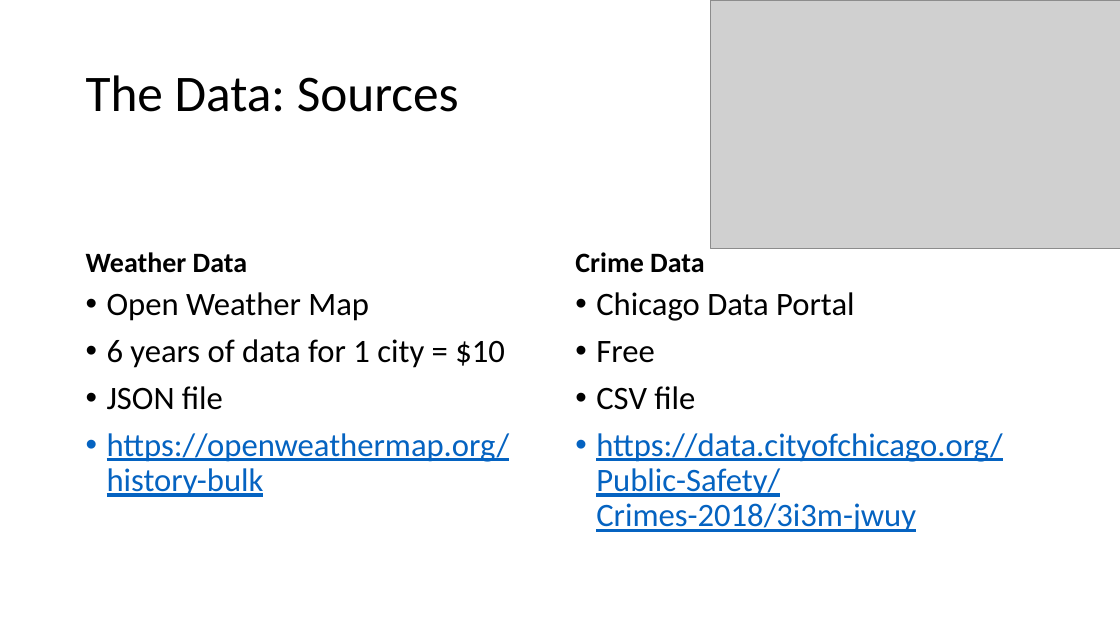
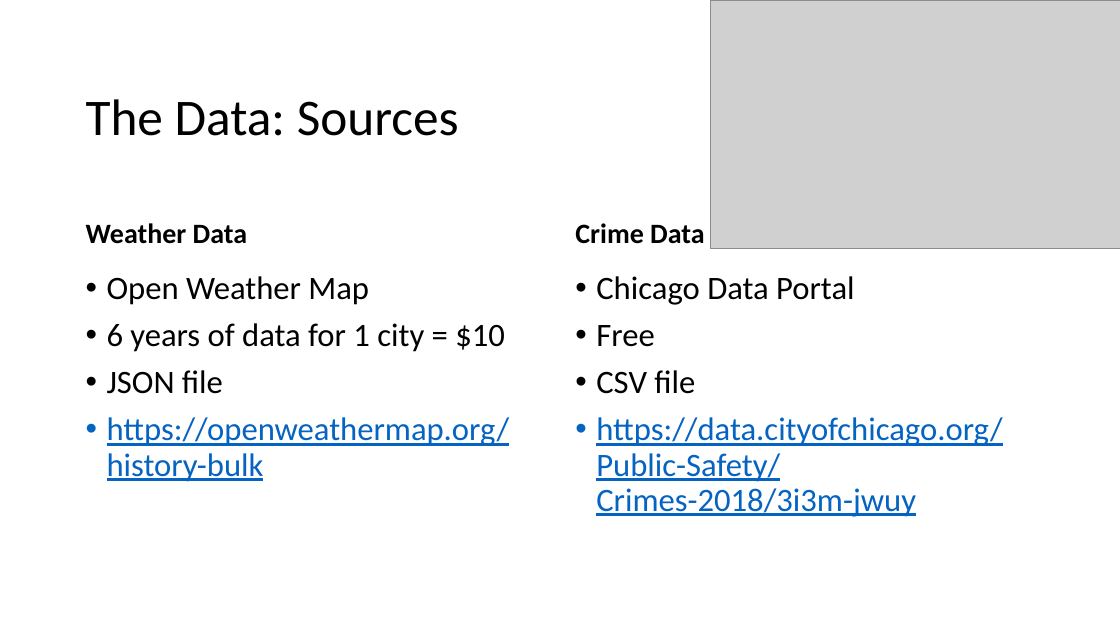
Before and after one commit to franciscohohn/Project_1, a slide deck: slide 3 of Weather_vs_Crime.pptx. Drawn at 1120x630 pixels with LibreOffice and Linux fonts; fonts in the diff are those of the drawing; grey boxes stand for pictures. Boxes give left, top, right and bottom in pixels: in the first picture for what was removed or moved away, otherwise in the second. Text is boxed around its words. In the diff, an @@ line names an element or a change of style, - is before the commit and + after.

Commit message:
ppt layout

```diff
--- a/Weather_vs_Crime.pptx
+++ b/Weather_vs_Crime.pptx
@@ title "The Data: Sources" moved from (x1=86, y1=75, x2=459, y2=112) to (x1=86, y1=99, x2=459, y2=136) @@
@@ text "Weather Data" moved from (x1=86, y1=252, x2=247, y2=273) to (x1=86, y1=223, x2=247, y2=244) @@
@@ text "Crime Data" moved from (x1=575, y1=252, x2=704, y2=273) to (x1=575, y1=223, x2=704, y2=244) @@
@@ text "Open Weather Map" moved from (x1=107, y1=292, x2=510, y2=497) to (x1=107, y1=276, x2=510, y2=482) @@
@@ text "Chicago Data Portal" moved from (x1=596, y1=292, x2=1002, y2=532) to (x1=596, y1=276, x2=1002, y2=517) @@
```
Also in this commit, not shown: 4 other slides changed.
